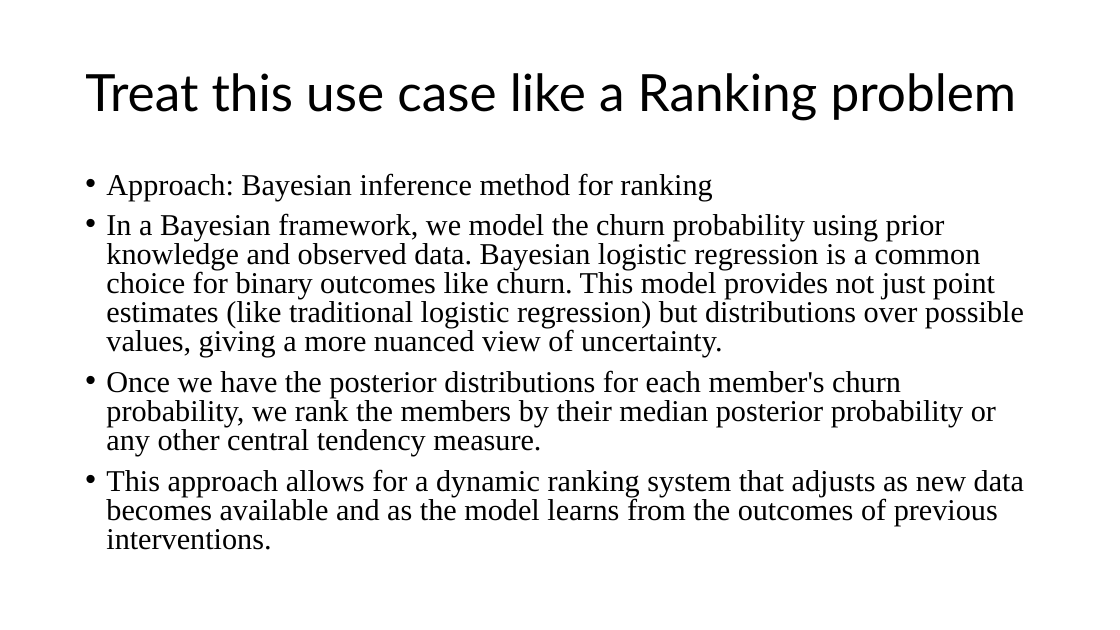
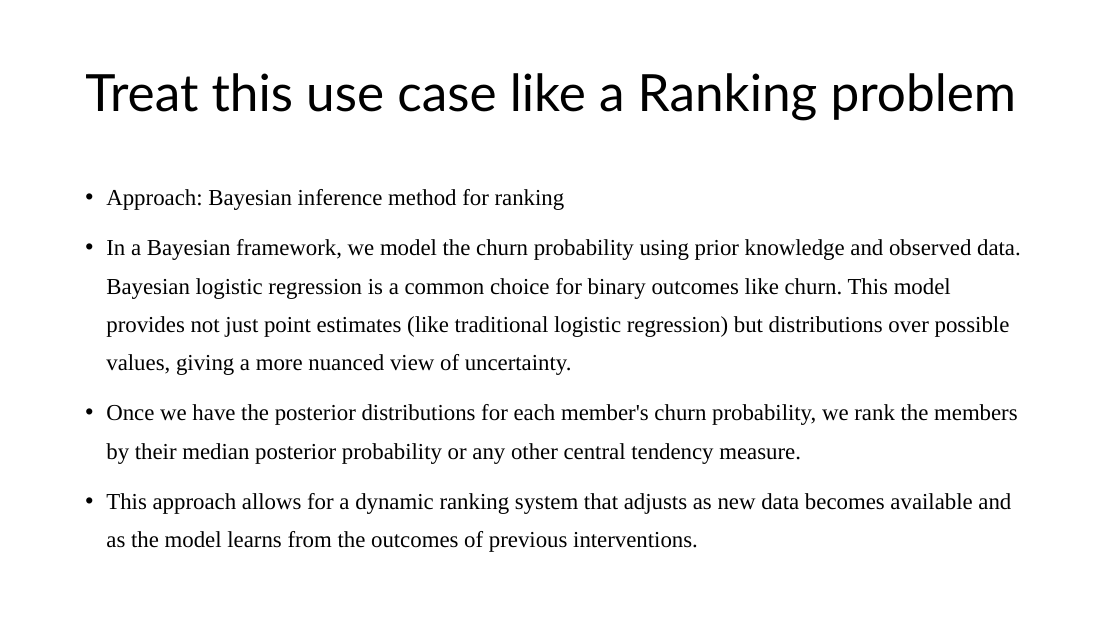
Before and after one commit to yotamdery/Predicting_Churn, a slide deck: slide 11 of Vi - Presentation.pptx (slide 2 before the commit). Drawn at 1120x630 pixels with LibreOffice and Linux fonts; fonts in the diff are those of the drawing. Boxes give left, top, right and bottom in pixels: in the first picture for what was removed or moved away, otherwise in the second. Text is boxed around its words. In the diff, an @@ line names an element or a change of style, - is before the commit and + after.

```diff
--- a/Vi - Presentation.pptx
+++ b/Vi - Presentation.pptx
@@ text "Approach: Bayesian inference method for ..." at (x1=106, y1=189, x2=1021, y2=552): size 25.9 to 19.6 pt; line spacing 0.8 to 1.4 @@
```
Also in this commit, not shown: 3 other slides changed, 10 slides added.
